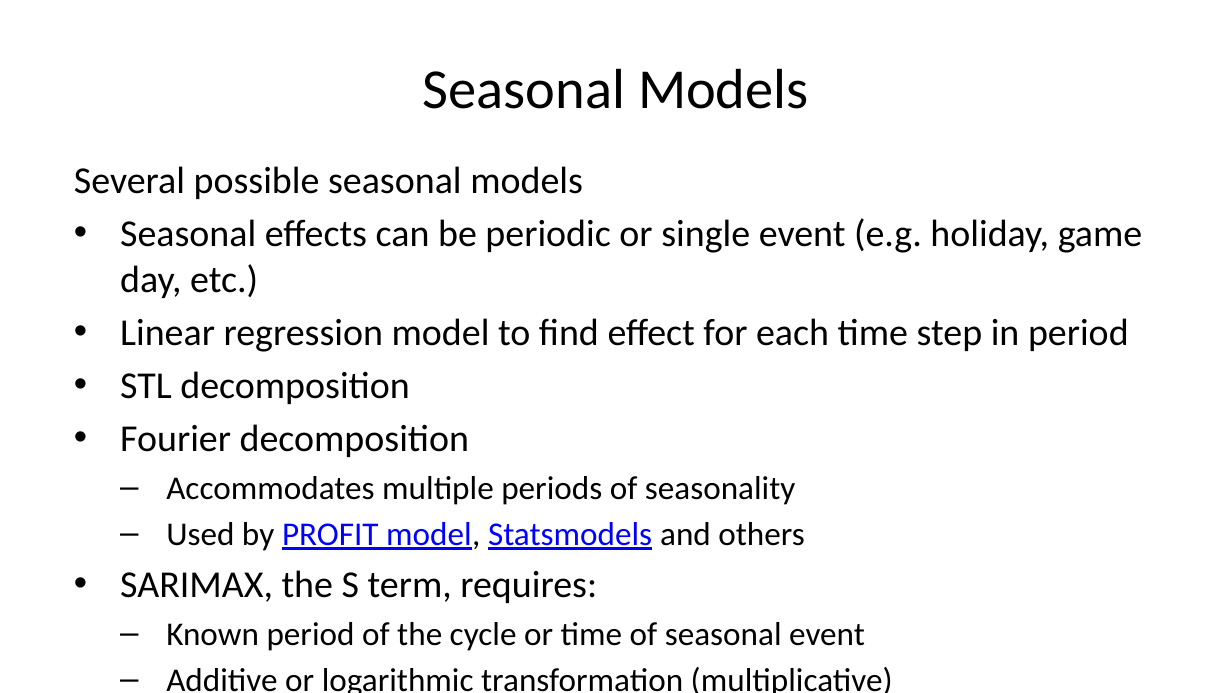
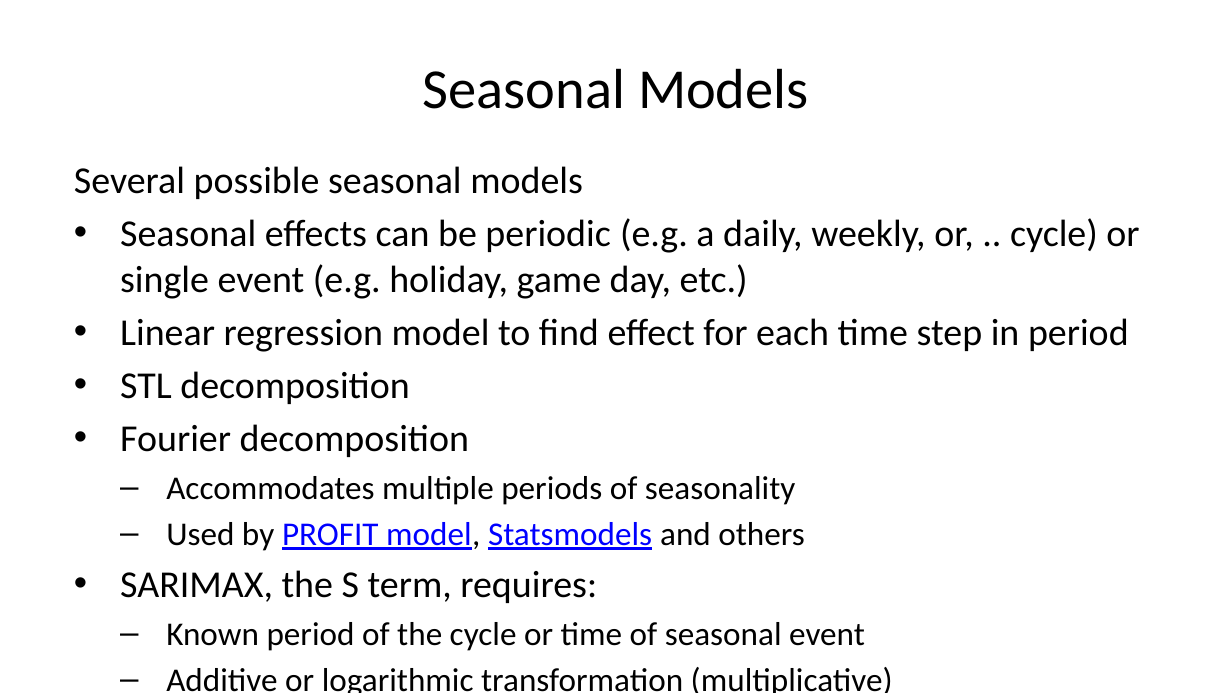
Before and after one commit to StephenElston/CSCI-E-83, a slide deck: slide 36 of LectureSlides/13_BasicTimeSeriesModels.pptx. Drawn at 1232x693 pixels with LibreOffice and Linux fonts; fonts in the diff are those of the drawing. Boxes give left, top, right and bottom in pixels: in the first picture for what was removed or moved away, otherwise in the second. Text is boxed around its words. In the diff, an @@ line names an element or a change of style, - is before the commit and + after.

Commit message:
Typo corrections from lecture

```diff
--- a/LectureSlides/13_BasicTimeSeriesModels.pptx
+++ b/LectureSlides/13_BasicTimeSeriesModels.pptx
@@ text at bbox=[120, 218, 1139, 299]: text changed @@
-• Seasonal effects can be periodic or single event (e.g. holiday, game day, etc.)
+• Seasonal effects can be periodic (e.g. a daily, weekly, or, .. cycle) or single event (e.g. holiday, game day, etc.)
```
Also in this commit, not shown: 8 other slides changed, 3 slides added, 2 slides removed.
